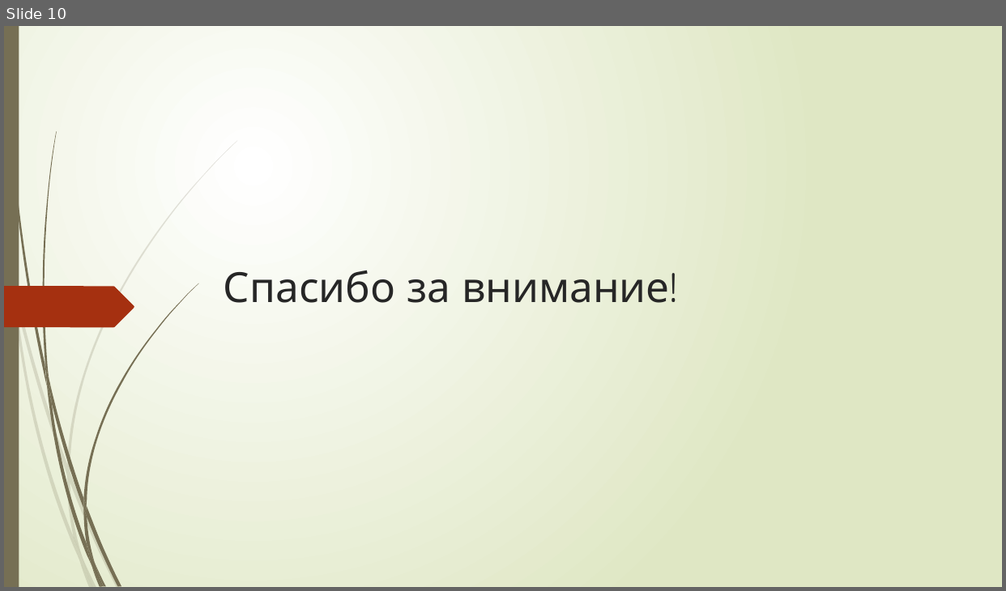
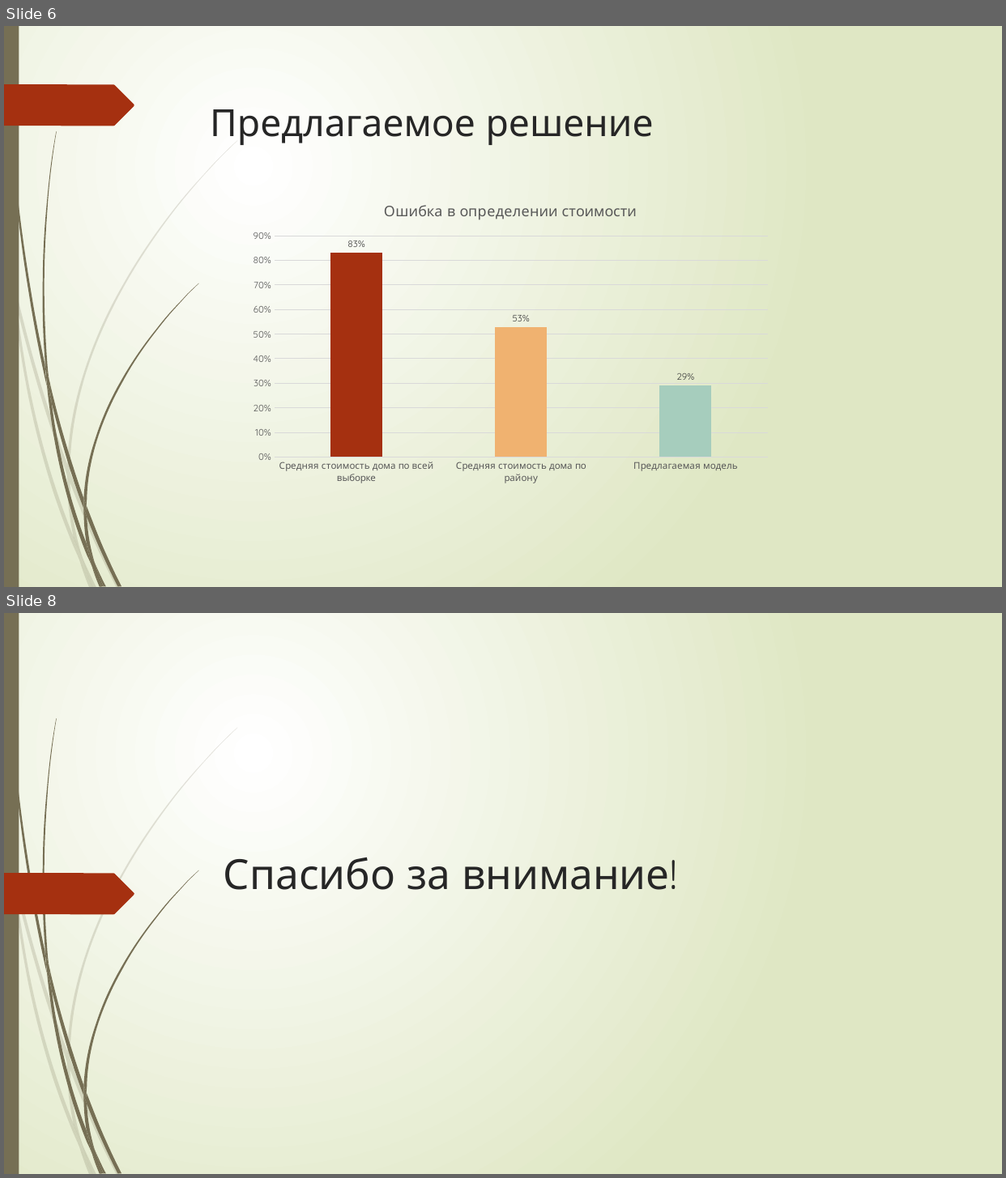
Before and after one commit to tashikk/SF_final_work, a slide deck: Прогнозирование стоимости дома.pptx. Shown one above the other, each under a label of ours: slide 10 before the commit, slides 6 and 8 after it; the slides between them are not shown. The pictures are 1006x591 and 1006x1178 pixels, drawn with LibreOffice and Linux fonts; fonts in the diff are those of the drawing. Boxes give left, top, right and bottom in pixels: in the first picture for what was removed or moved away, otherwise in the second. Text is boxed around its words. In the diff, an @@ line names an element or a change of style, - is before the commit and + after.

```diff
--- a/Прогнозирование стоимости дома.pptx
+++ b/Прогнозирование стоимости дома.pptx
@@ slide 6 added at (4, 26, 1002, 587), background gradient #FFFFFF to #DFE8C4; not listed: 23 template elements that a slide beside it also shows @@
@@ freeform shape added at (4, 84, 134, 126), fill #A53010 @@
@@ title added at (210, 109, 654, 145), 36 pt, text #262626 @@
+Предлагаемое решение
@@ column chart added at (242, 188, 778, 489) @@
+title "Ошибка в определении стоимости "
+categories: Средняя стоимость дома по всей выборке, Средняя стоимость дома по району, Предлагаемая модель
+Series 1: 0.83, 0.53, 0.29
@@ what was slide 10 is now slide 8 @@
```
Also in this commit, not shown: 2 slides changed, 4 other slides added, 7 slides removed.
